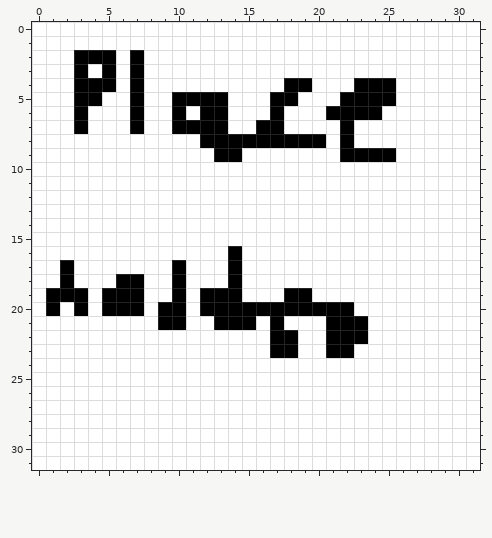
Two versions of one pixel-art sprite, gfx/pokemon/back/mewtwob.png. Above: the version before the commit.
The file is 32x32 pixels.
The same view after the edit:
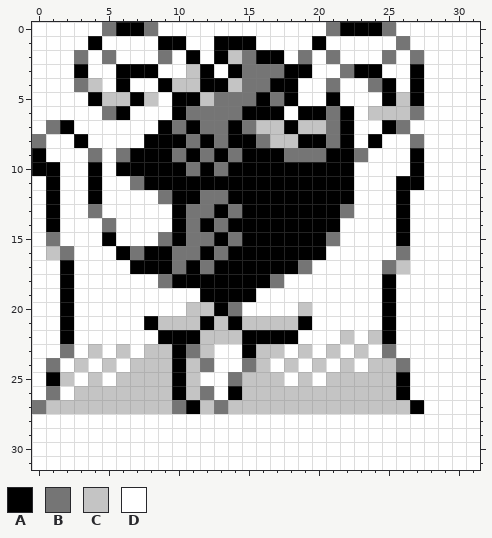
Palette (. is transparent): A #000000  B #757575  C #c4c4c4  D #ffffff
From old to new:
Changed rows in their new state; - is an unchanged pixel.
first column x 0:
 0 -----BAAB------------BAAAB--
 1 ----A----AA--AAA----A-----B-
 2 ---BDB-D-B-A-ACBAA-B-B---B-B
 3 -----DA-A--CA-ABBBAA--BAA--A
 4 ---BCDAD-ACCAACBBA-D-B-DB--A
 5 ---D-CC-C---CBBBAB---ADDD-CA
 6 ---D-BAD---BBBBAA--AAB-DCCCB
 7 -BAD---D-AB-BBABCCACCB---AB-
 8 B--A----AAAB-B--BCC--B--A--B
 9 A---B-BAAABAB-BAAABBBA-BDD-A
10 AA--A-AAAAABABAAAAAAAAA----A
11 -A--A--BAAAAAAAAAAAAAAA---AA
12 -A--A----BAABBAAAAAAAAA---A-
13 -A--B-----ABBABAAAAAAAB---A-
14 -A---B----ABABAAAAAAAA----A-
15 -B---A---BABBABAAAAAAB----A-
16 -CB---ABAABBAB-AAAAAA-----B-
17 -------AAABABA-AAAAB-----BC-
18 ------DD-B-AAA-AAB-------A--
19 -D-D-DDD--D----A--DD-----A--
20 -DAD-DDD-DDCC-BDDDDCDDD--A--
21 --A-----ACCCAC-CCCCA-DDD-A--
22 --A------AAACCCAA----DCDCA--
23 --B-C-C-CCABC--ACCDC-CDC-B--
24 -B-C-C-CCCACB--BC-C-C-C-CCB-
25 -AC-C-CCCCAC--BCCC-C-CCCCCA-
26 -B-CCCCCCCACB-ACCCCCCCCCCCA-
27 BCCCCCCCCCBACBCCCCCCCCCCCCCA
Changed places in both pictures, as pixel boxes (x1, y1, x2, y2):
changed: (32, 22, 424, 414)
